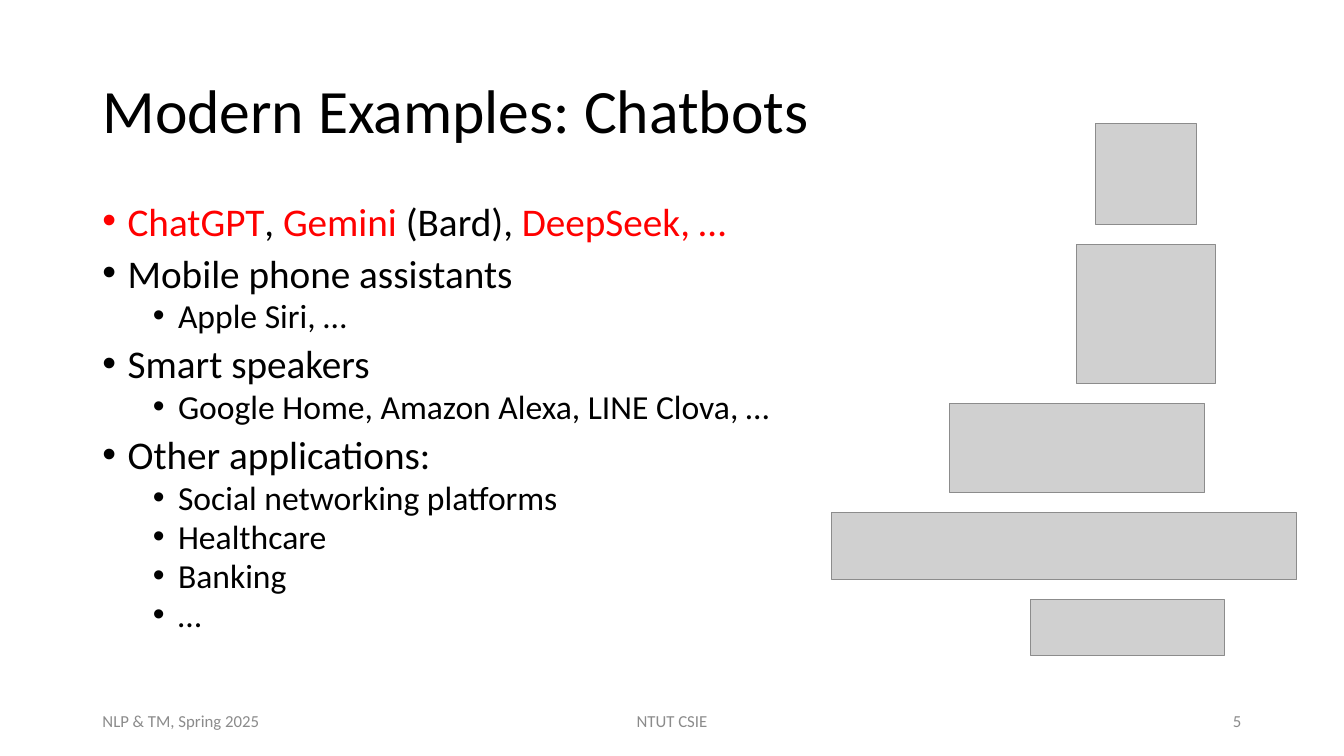
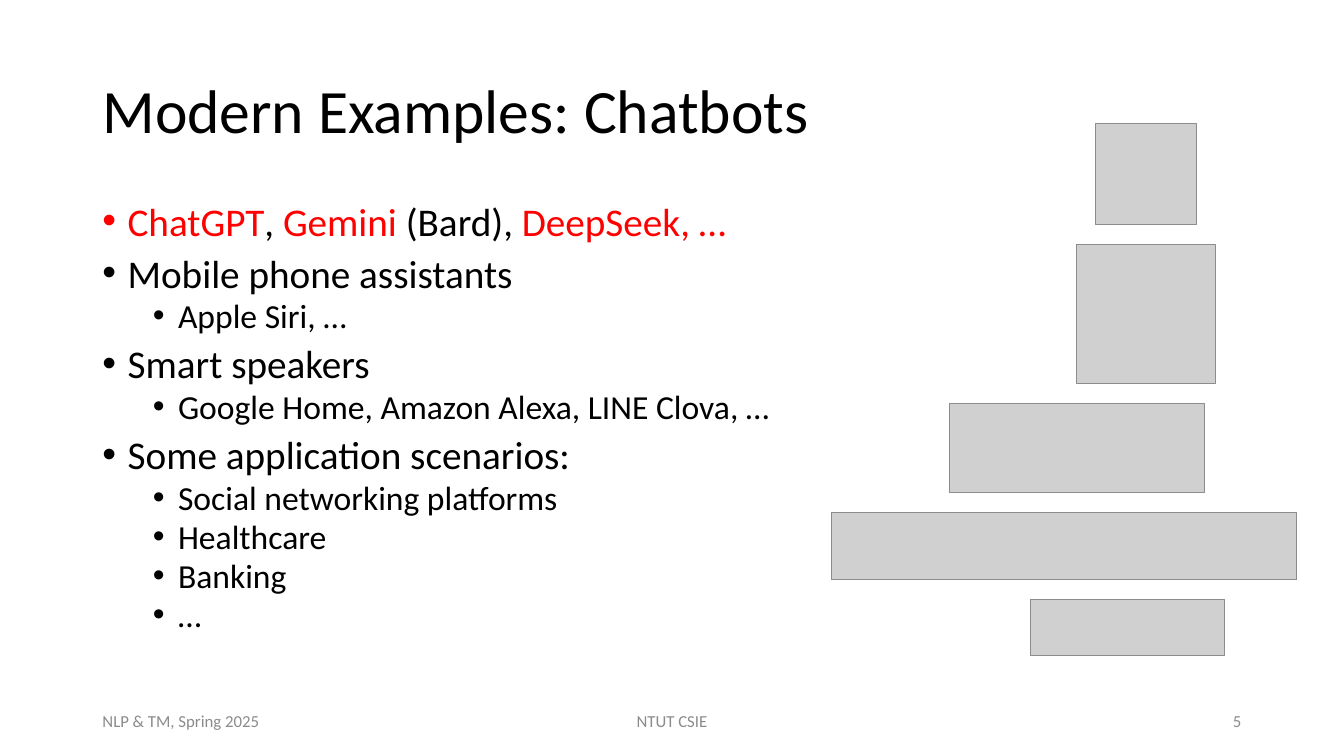
Before and after one commit to chriswjh/chriswjh.github.io, a slide deck: slide 5 of NLP_TM/01-IntroNLP.pptx. Drawn at 1344x756 pixels with LibreOffice and Linux fonts; fonts in the diff are those of the drawing; grey boxes stand for pictures. Boxes give left, top, right and bottom in pixels: in the first picture for what was removed or moved away, otherwise in the second. Text is boxed around its words. In the diff, an @@ line names an element or a change of style, - is before the commit and + after.

```diff
--- a/NLP_TM/01-IntroNLP.pptx
+++ b/NLP_TM/01-IntroNLP.pptx
@@ text at bbox=[128, 441, 570, 476]: text changed @@
-• Other applications:
+• Some application scenarios:
```
Also in this commit, not shown: 2 other slides changed, 1 other file.
